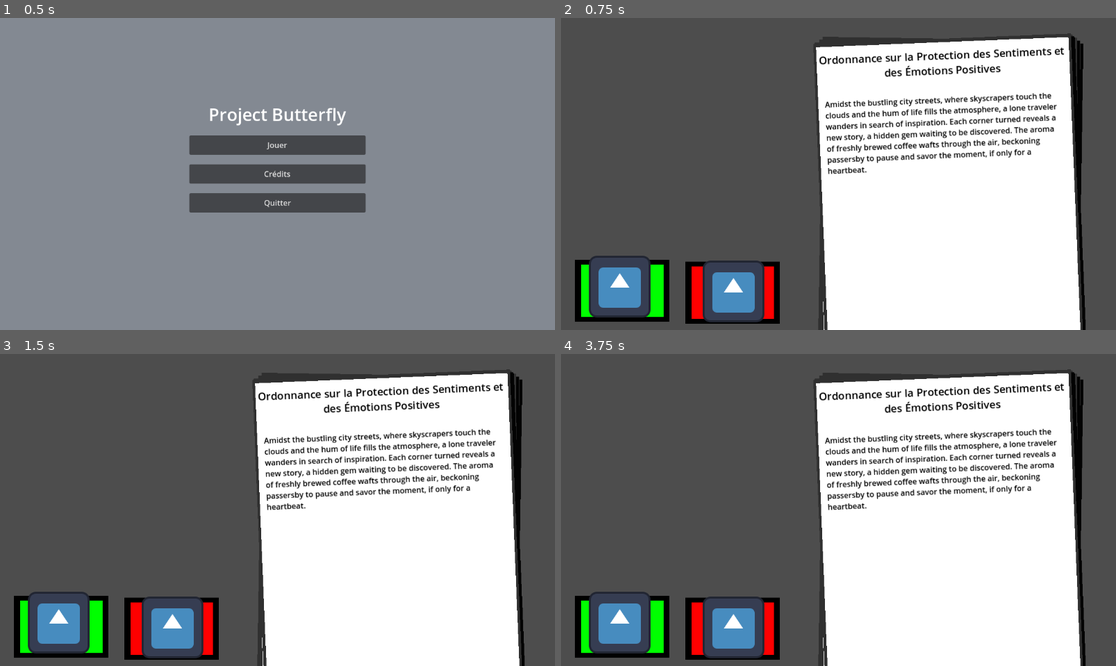
Above: before the commit, frames 1-4 (two rows, left to right).
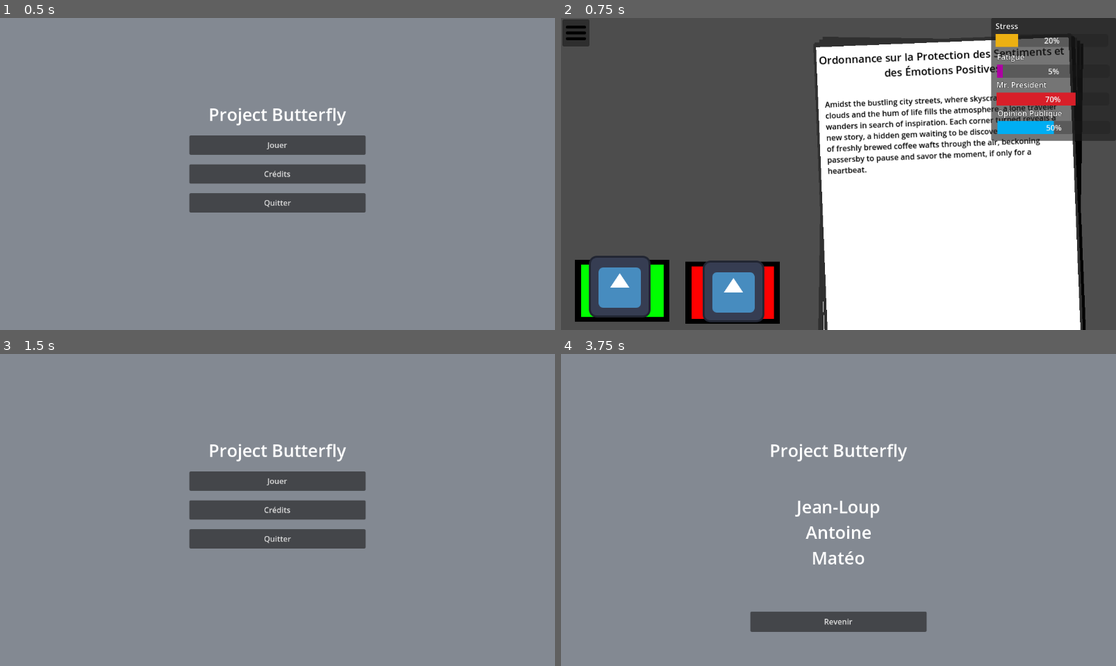
Above: after the commit, the same moments.

Repository: Shiro-zero/projecbutterfly
Game: Godot game, scene res://Menu.tscn
The game is run twice, just before and just after one commit, with the same random seed, the same clock (stepped at 60 frames per second) and the same inputs. The engine's default icon, where the game draws it, is replaced by a stand-in: a white triangle on a blue panel in a dark square.
Inputs (mouse positions are in pixels of both pictures, inside the frame that each line leads up to):
- Up to frame 1 (0.5 s): no input
- Up to frame 2 (0.75 s): click "Jouer" at 0.5 s
- Up to frame 3 (1.5 s): click (16, 369) at 1.27 s
- Up to frame 4 (3.75 s): click (838, 481) at 2 s, where only the run after the commit has a clickable "Jouer"; click (577, 369) at 2.77 s; click (838, 510) at 3.5 s, where only the run after the commit has a clickable "Crédits"

Frame 1 is identical in both runs. In frame 2, 8.3% of the frame differs, in the area x 0-100%, y 0-40%; in frame 3, 97%; in frame 4, 99%, in the area x 0-100%, y 0-100%.

Commit message:
Stats UI

Diff:
--- /dev/null
+++ b/Jauge.tscn
@@ -0,0 +1,28 @@
+[gd_scene load_steps=2 format=3 uid="uid://w64cls1upc1n"]
+
+[ext_resource type="Script" uid="uid://c774vd5d1yk4v" path="res://jauge.gd" id="1_nqg2a"]
+
+[node name="Jauge" type="Control"]
+layout_mode = 3
+anchors_preset = 15
+anchor_right = 1.0
+anchor_bottom = 1.0
+grow_horizontal = 2
+grow_vertical = 2
+script = ExtResource("1_nqg2a")
+
+[node name="Name" type="Label" parent="."]
+layout_mode = 0
+offset_left = 2.0
+offset_top = 3.0
+offset_right = 73.0
+offset_bottom = 21.0
+theme_override_constants/outline_size = 2
+text = "Lorem"
+
+[node name="ProgressBar" type="ProgressBar" parent="."]
+layout_mode = 0
+offset_left = 2.0
+offset_top = 31.0
+offset_right = 236.0
+offset_bottom = 58.0
--- a/script/world.gd
+++ b/script/world.gd
@@ -9,3 +9,7 @@
 		$DraggableController.add_child(temp)
 		temp.position=Vector2(800,400)
 		temp.rotation=randf_range(-.05, .05)
+
+
+func _on_accueil_pressed() -> void:
+	get_tree().change_scene_to_file("res://Menu.tscn")
--- a/world.tscn
+++ b/world.tscn
@@ -1,9 +1,11 @@
-[gd_scene load_steps=5 format=3 uid="uid://b1p82l7ww21hu"]
+[gd_scene load_steps=7 format=3 uid="uid://b1p82l7ww21hu"]
 
 [ext_resource type="Script" uid="uid://c5kj5bflmiusr" path="res://script/world.gd" id="1_aqk2v"]
 [ext_resource type="Script" uid="uid://ckg7jxs3yk8bw" path="res://assets/draggable/draggable_controller.gd" id="2_tlwt5"]
 [ext_resource type="PackedScene" uid="uid://dkkg7ud4bqi17" path="res://assets/stamp/stamp.tscn" id="3_aqk2v"]
 [ext_resource type="PackedScene" uid="uid://dt762xg0eehs" path="res://assets/stamp/dock_stamp.tscn" id="4_aqk2v"]
+[ext_resource type="Texture2D" uid="uid://bqmq4sw1xbvp" path="res://Hamburger_icon.svg.png" id="5_036b0"]
+[ext_resource type="PackedScene" uid="uid://w64cls1upc1n" path="res://Jauge.tscn" id="5_dwbse"]
 
 [node name="World" type="Node2D"]
 script = ExtResource("1_aqk2v")
@@ -27,3 +29,59 @@
 
 [node name="Camera2D" type="Camera2D" parent="."]
 position = Vector2(575, 326)
+
+[node name="Panel" type="Panel" parent="."]
+offset_left = 892.0
+offset_top = 2.0
+offset_right = 1151.0
+offset_bottom = 257.0
+
+[node name="Stress" parent="Panel" instance=ExtResource("5_dwbse")]
+layout_mode = 1
+offset_left = 7.0
+offset_top = 2.0
+offset_right = -3.0
+offset_bottom = -177.0
+nom = "Stress"
+value = 20
+
+[node name="Fatigue" parent="Panel" instance=ExtResource("5_dwbse")]
+layout_mode = 1
+offset_left = 10.0
+offset_top = 66.0
+offset_right = -11.0
+offset_bottom = -117.0
+nom = "Fatigue"
+value = 5
+color = "ad00a2"
+
+[node name="Mr_President" parent="Panel" instance=ExtResource("5_dwbse")]
+layout_mode = 1
+offset_left = 9.0
+offset_top = 124.0
+offset_right = -7.0
+offset_bottom = -59.0
+nom = "Mr. President"
+value = 70
+color = "d81f29"
+
+[node name="Opinion Publique" parent="Panel" instance=ExtResource("5_dwbse")]
+layout_mode = 1
+offset_left = 11.0
+offset_top = 183.0
+offset_right = -8.0
+offset_bottom = 3.0
+nom = "Opinion Publique"
+value = 50
+color = "00aef3"
+
+[node name="CanvasLayer" type="CanvasLayer" parent="."]
+
+[node name="Accueil" type="Button" parent="CanvasLayer"]
+offset_left = 3.0
+offset_top = 3.0
+offset_right = 59.0
+offset_bottom = 59.0
+icon = ExtResource("5_036b0")
+
+[connection signal="pressed" from="CanvasLayer/Accueil" to="." method="_on_accueil_pressed"]
Not shown, added: jauge.gd.uid
